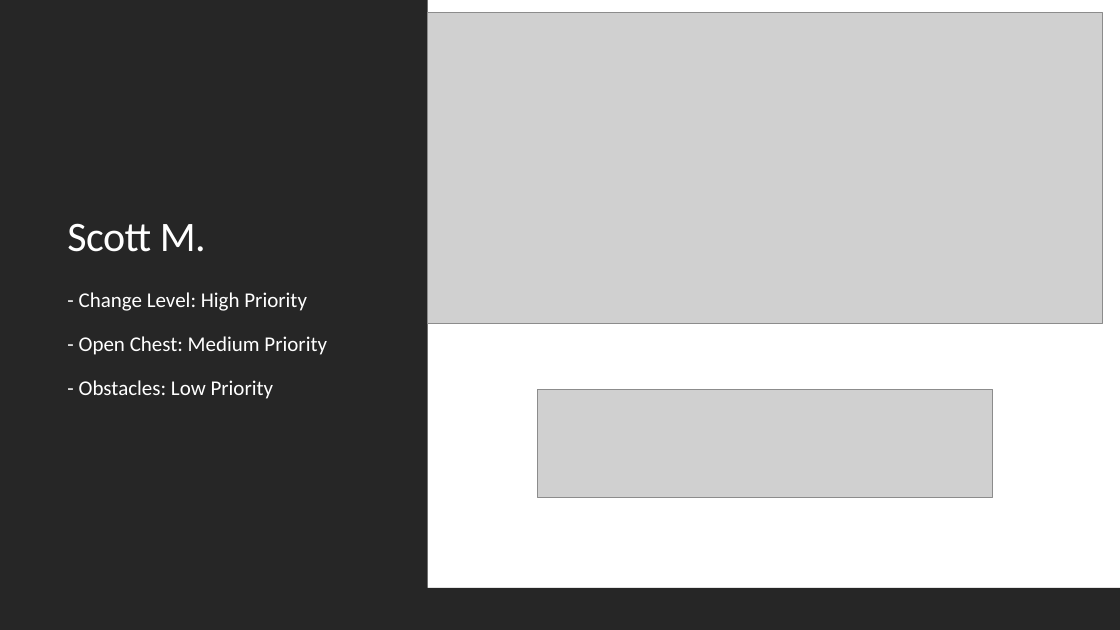
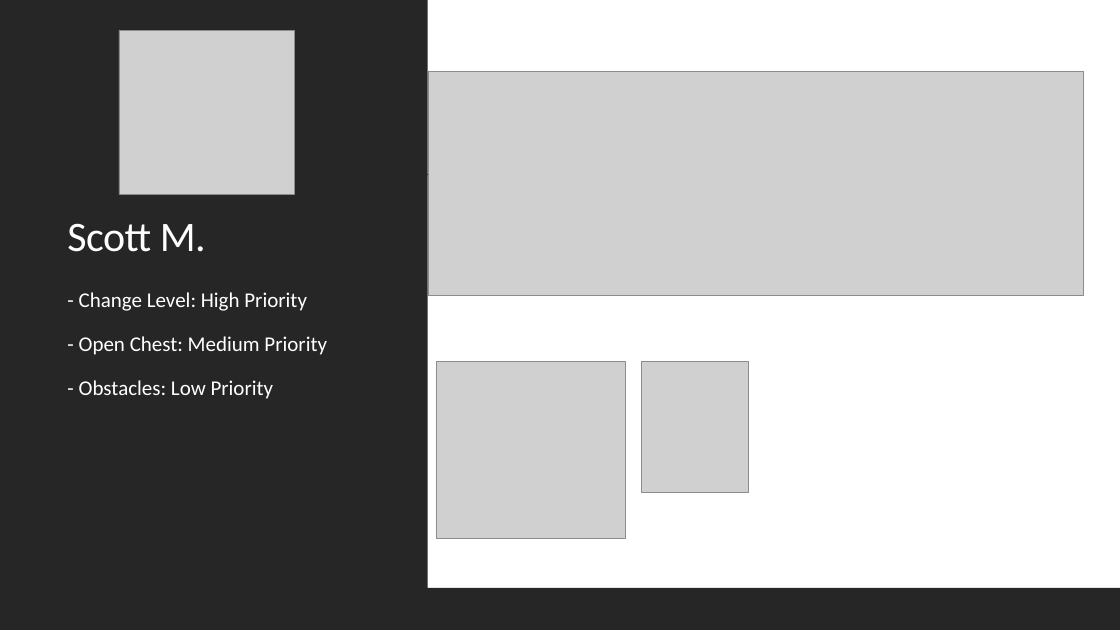
Before and after one commit to Room-4-Studios/Tower-of-Annihilation, a slide deck: slide 18 of docs/SA_Presentation.pptx. Drawn at 1120x630 pixels with LibreOffice and Linux fonts; fonts in the diff are those of the drawing; grey boxes stand for pictures. Boxes give left, top, right and bottom in pixels: in the first picture for what was removed or moved away, otherwise in the second. Text is boxed around its words. In the diff, an @@ line names an element or a change of style, - is before the commit and + after.

```diff
--- a/docs/SA_Presentation.pptx
+++ b/docs/SA_Presentation.pptx
@@ picture added at [119,30,295,194] @@
@@ picture: place and size @@
-picture at [428,13,1102,324]
+picture at [429,71,1083,296]
@@ picture added at [437,361,625,538] @@
@@ picture removed at [537,389,993,497] @@
@@ picture added at [642,362,749,493] @@
```
Also in this commit, not shown: 11 other slides changed, 1 slide removed.
